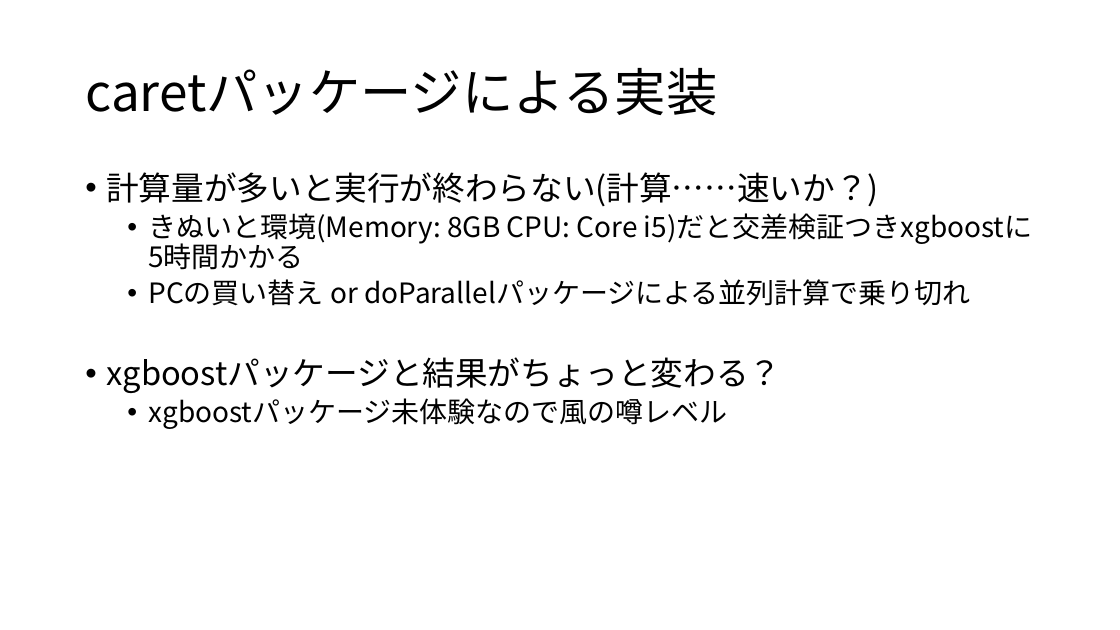
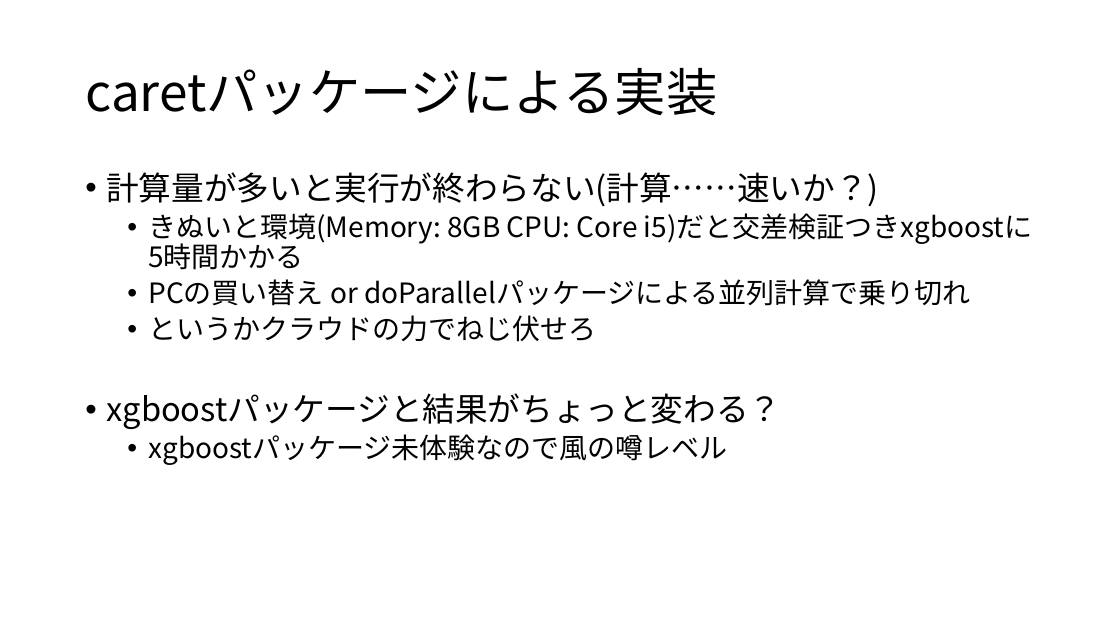
Before and after one commit to 8-u8/Kaggle, a slide deck: slide 26 of Santander/output/caretパッケージを使ったXGBoostのformula型.pptx (slide 23 before the commit). Drawn at 1120x630 pixels with LibreOffice and Linux fonts; fonts in the diff are those of the drawing. Boxes give left, top, right and bottom in pixels: in the first picture for what was removed or moved away, otherwise in the second. Text is boxed around its words. In the diff, an @@ line names an element or a change of style, - is before the commit and + after.

```diff
--- a/Santander/output/caretパッケージを使ったXGBoostのformula型.pptx
+++ b/Santander/output/caretパッケージを使ったXGBoostのformula型.pptx
@@ text at <box>148,315,596,342</box>: paragraph added @@
+  • というかクラウドの力でねじ伏せろ
```
Also in this commit, not shown: 15 other slides changed, 5 slides added, 1 slide removed, 2 other files.
